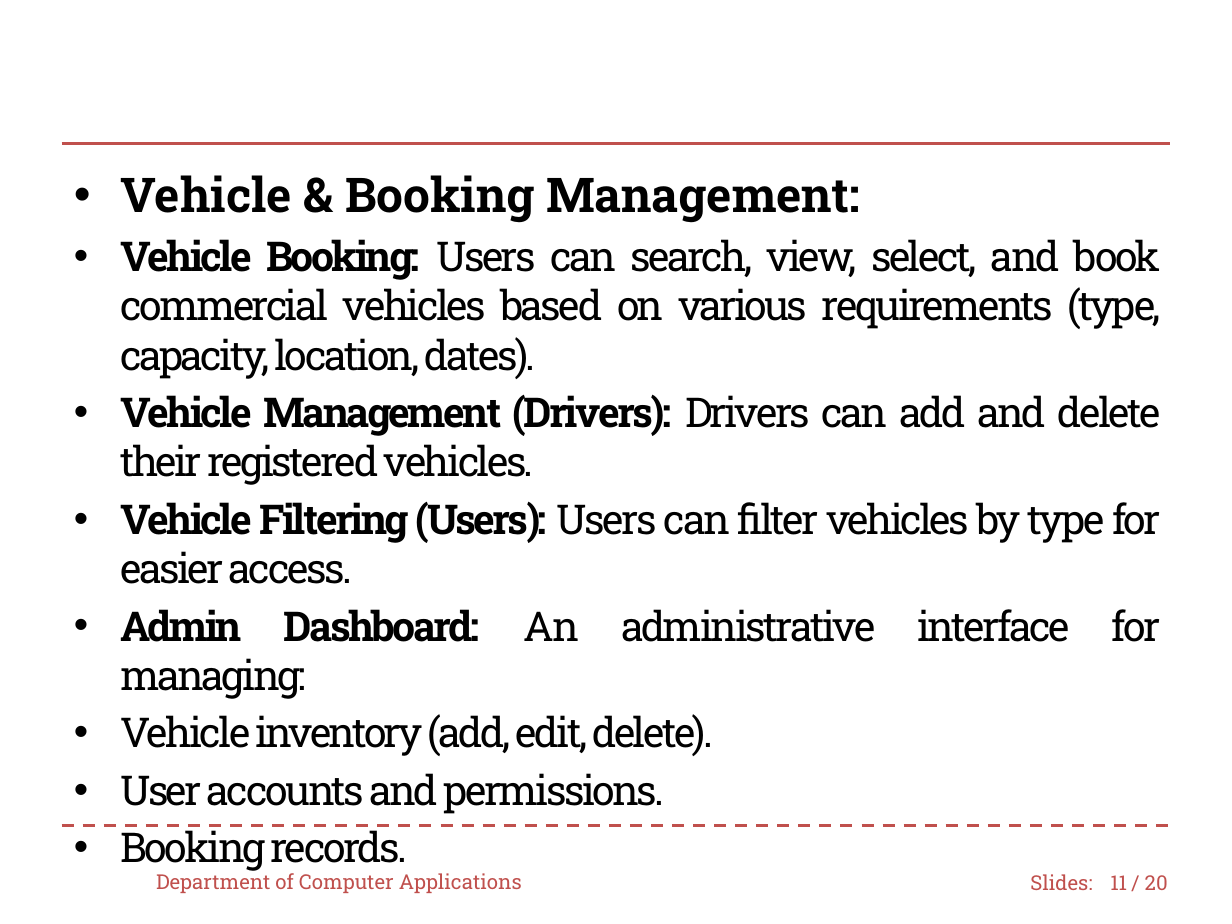
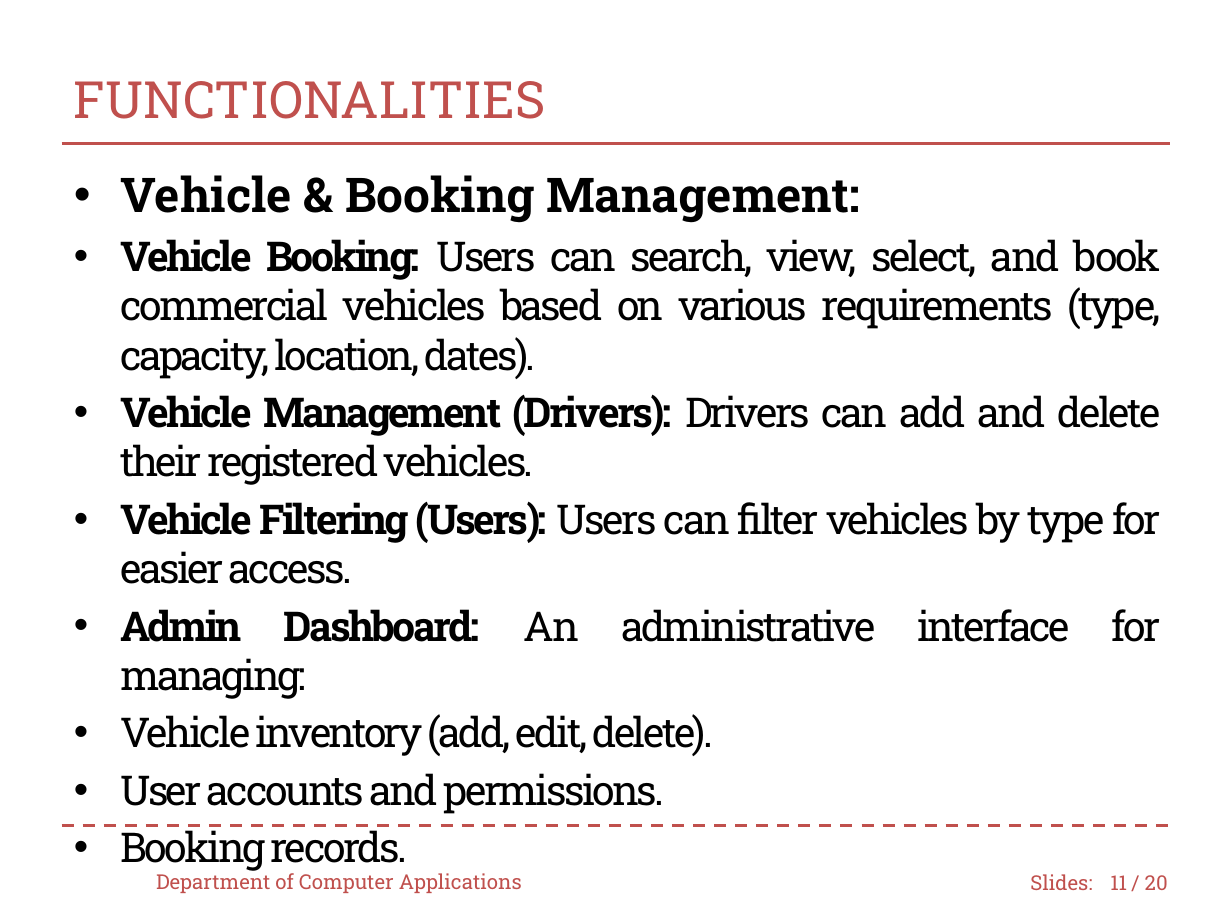
Before and after one commit to muhsina361/THE-COMMERCIAL-VEHICLE-BOOKING, a slide deck: slide 11 of minippt1.pptx. Drawn at 1232x924 pixels with LibreOffice and Linux fonts; fonts in the diff are those of the drawing; background and template pictures are left out. Boxes give left, top, right and bottom in pixels: in the first picture for what was removed or moved away, otherwise in the second. Text is boxed around its words. In the diff, an @@ line names an element or a change of style, - is before the commit and + after.

```diff
--- a/minippt1.pptx
+++ b/minippt1.pptx
@@ title added at box(74, 81, 546, 119), 30 pt, text #C0504D @@
+FUNCTIONALITIES
```
Also in this commit, not shown: 13 other slides changed, 6 slides added.
